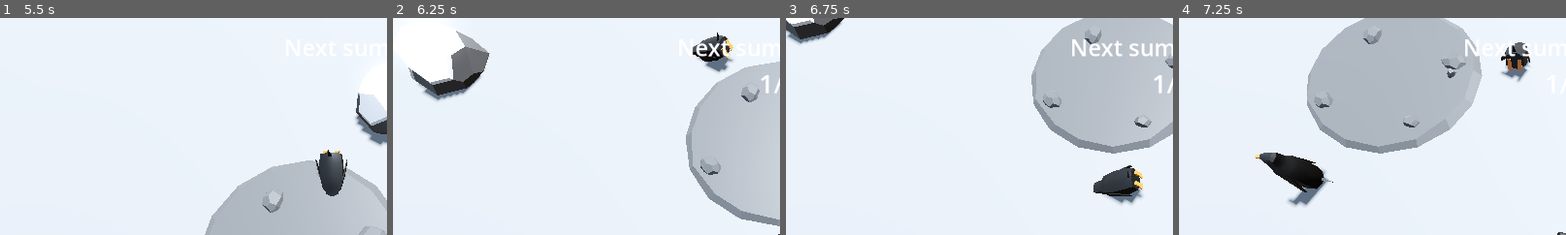
Above: before the commit, frames 1-4 (left to right).
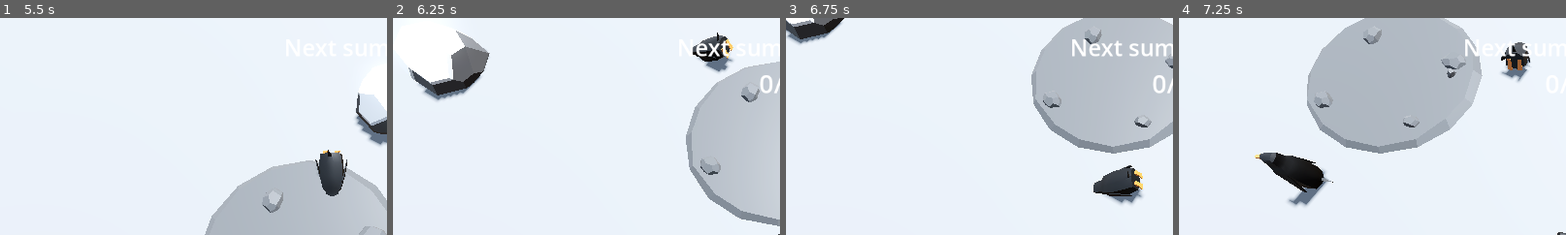
Above: after the commit, the same moments.

Repository: Edtg/Ludum-Dare-55
Game: Godot game, scene res://scenes/main.tscn
Same seed, same stepped clock (60 frames per second), same inputs: the game is played once before the commit and once after it.
Inputs:
- Up to frame 1 (5.5 s): click "Play" at 0.5 s; hold D (move_right) 1.28-2.03 s; tap Space (slide) every 0.75 s from 1.35 to 5.1 s; hold S (move_back) 2.03-2.78 s; hold D (move_right) 2.78-3.53 s; hold W (move_forward) 3.53-4.28 s; hold A (move_left) from 4.28 s (still down)
- Up to frame 2 (6.25 s): release A (move_left) at 5.78 s; hold S (move_back) from 5.78 s (still down); tap Space (slide) at 5.85 s
- Up to frame 3 (6.75 s): release S (move_back) at 6.53 s; hold D (move_right) from 6.53 s (still down); tap Space (slide) at 6.6 s
- Up to frame 4 (7.25 s): keep holding D (move_right)
The pictures show only the part of the screen within x 0-50%, y 0-50%; the shares and areas given below are measured in that part.

Frame 1 is identical in both runs. In frame 2, 0.2% of the frame differs, in the area x 94-98%, y 26-35%; in frame 3, 0.2%; in frame 4, less than 0.1%.

Commit message:
Fixed bug with stealing rocks

Diff:
--- a/scenes/characters/enemy.gd
+++ b/scenes/characters/enemy.gd
@@ -43,6 +43,9 @@
 	if rock_count < max_rocks:
 		target_rock = get_closest_rock()
 		target_location = target_rock.global_position
+		while not nav_agent.is_target_reachable():
+			target_rock = get_closest_rock()
+			target_location = target_rock.global_position
 	else:
 		target_location = nest_location
 
@@ -91,11 +94,11 @@
 	return rock_count < max_rocks
 
 
-func deposit_rocks(rocks_deposited: int, rocks_required: int):
+func deposit_rocks():
 	rock_count = 0
 
 
-func get_upgrade(rocks_deposited: int, new_required_rocks: int):
+func get_upgrade():
 	is_upgrading = true
 	upgrade_timer.start()
 	apply_best_upgrade()
--- a/scenes/characters/player.gd
+++ b/scenes/characters/player.gd
@@ -82,9 +82,8 @@
 	return rock_count < max_rocks
 
 
-func deposit_rocks(rocks_deposited: int, rocks_required: int):
+func deposit_rocks():
 	rock_count = 0
-	goal_counter.text = str(rocks_deposited) + "/" + str(rocks_required)
 	update_hud()
 
 
@@ -92,10 +91,9 @@
 	rock_counter.text = str(rock_count)
 
 
-func get_upgrade(rocks_deposited: int, new_required_rocks: int):
+func get_upgrade():
 	can_move = false
 	upgrade_menu.show()
-	goal_counter.text = str(rocks_deposited) + "/" + str(new_required_rocks)
 
 
 func _on_upgrade_confirmed():
@@ -114,3 +112,7 @@
 
 func _on_carrying_upgraded():
 	max_rocks += carrying_upgrade_amount
+
+
+func update_goal(rocks_deposited: int, rocks_required: int):
+	goal_counter.text = str(rocks_deposited) + "/" + str(rocks_required)
--- a/scenes/objects/nest.gd
+++ b/scenes/objects/nest.gd
@@ -29,7 +29,9 @@
 			deposited_rocks.append(rock)
 			rock.rock_collected.connect(_on_rock_collected)
 			add_child(rock)
-		body.deposit_rocks(rock_count, required_rocks)
+		body.deposit_rocks()
+		if assigned_penguin.has_method("update_goal"):
+			assigned_penguin.update_goal(rock_count, required_rocks)
 		check_rock_count()
 
 
@@ -44,7 +46,9 @@
 			deposited_rocks.pop_front()
 		required_rocks += required_rocks_increase
 		penguin_spirit.show()
-		assigned_penguin.get_upgrade(rock_count, required_rocks)
+		assigned_penguin.get_upgrade()
+		if assigned_penguin.has_method("update_goal"):
+			assigned_penguin.update_goal(rock_count, required_rocks)
 		GameManager.spirit_summoned(required_rocks)
 
 
@@ -55,4 +59,6 @@
 func _on_rock_collected(rock: Node3D):
 	var index = deposited_rocks.find(rock)
 	deposited_rocks.remove_at(index)
-	print("Rock collected")
+	rock_count -= 1
+	if assigned_penguin.has_method("update_goal"):
+		assigned_penguin.update_goal(rock_count, required_rocks)
